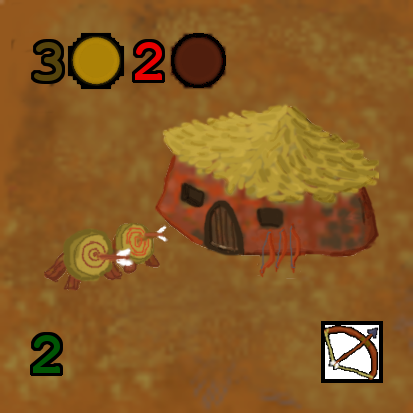
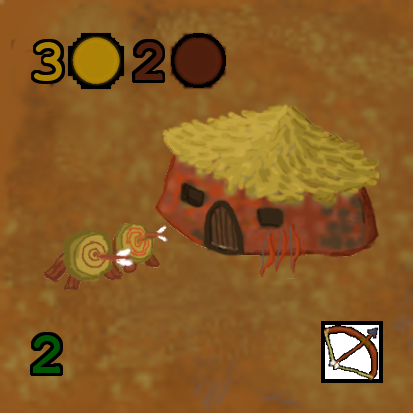
Layered file, before and after one edit (413x413). Changes by layer:
painted on "3" over [34, 42, 62, 81]
painted on "2" over [135, 42, 163, 80]
